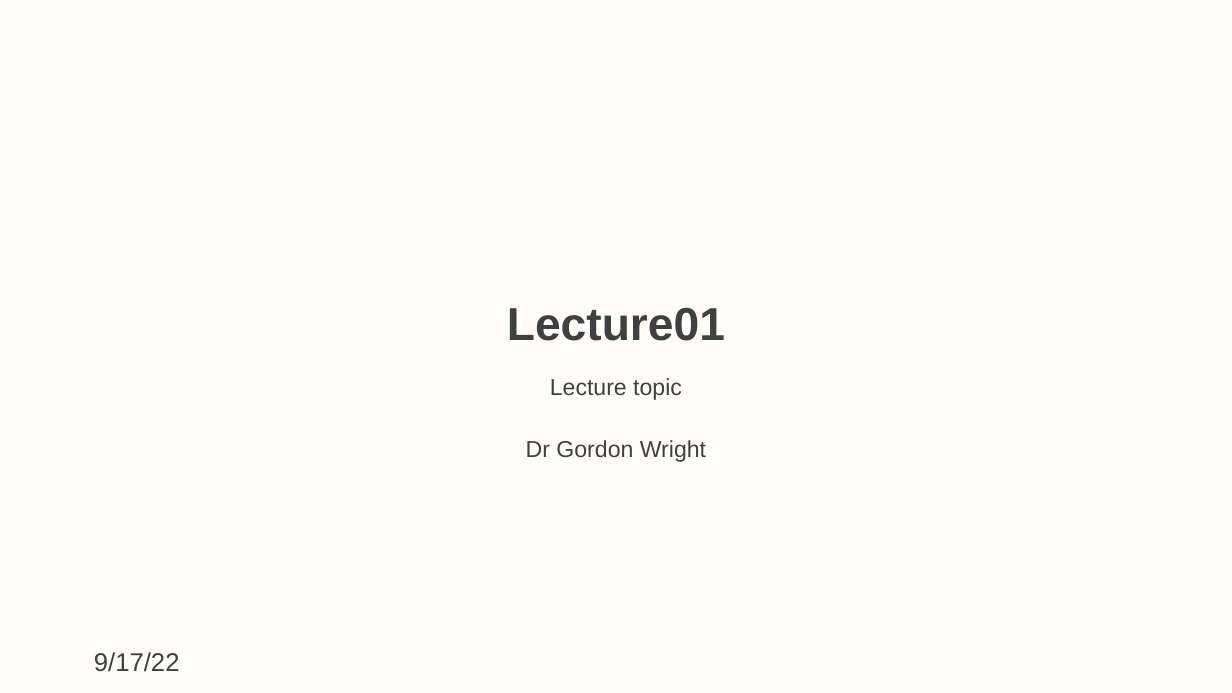
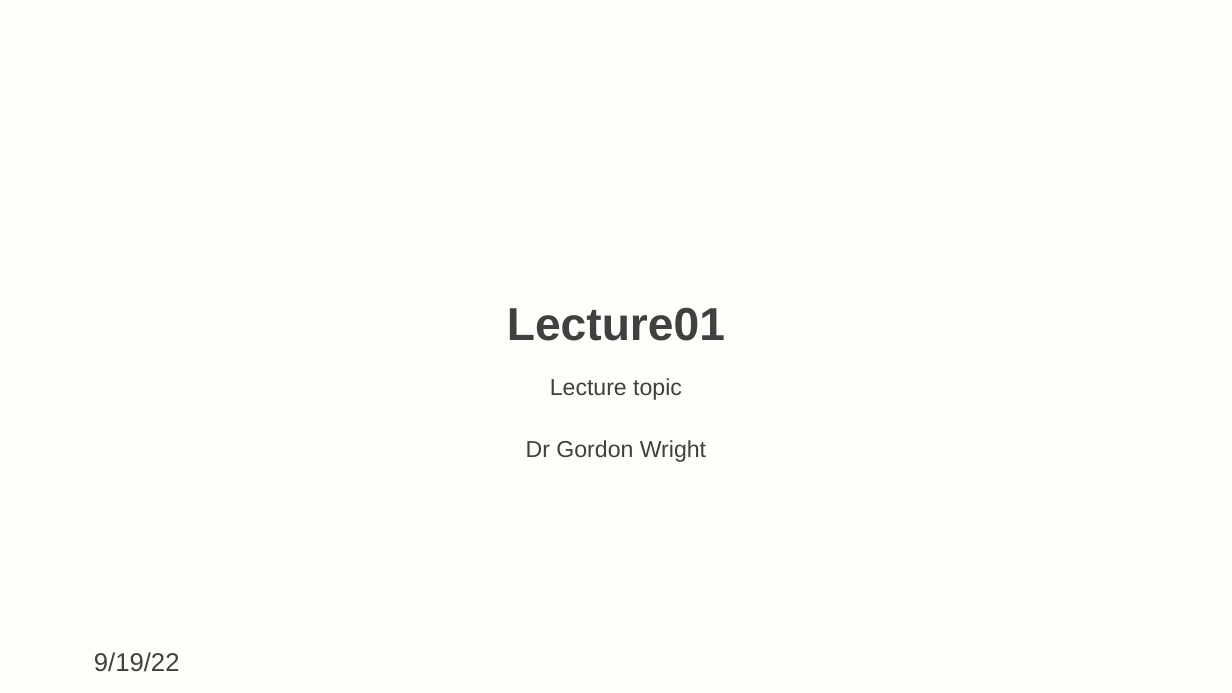
Before and after one commit to LittleMonkeyLab/PS52007DWeb, a slide deck: slide 1 of docs/slides/Lecture01/Lecture01.pptx. Drawn at 1232x693 pixels with LibreOffice and Linux fonts; fonts in the diff are those of the drawing. Boxes give left, top, right and bottom in pixels: in the first picture for what was removed or moved away, otherwise in the second. Text is boxed around its words. In the diff, an @@ line names an element or a change of style, - is before the commit and + after.

```diff
--- a/docs/slides/Lecture01/Lecture01.pptx
+++ b/docs/slides/Lecture01/Lecture01.pptx
@@ text at (x1=94, y1=652, x2=180, y2=672): text changed @@
-9/17/22
+9/19/22
```
Also in this commit, not shown: 1 other slide changed, 15 other files.
